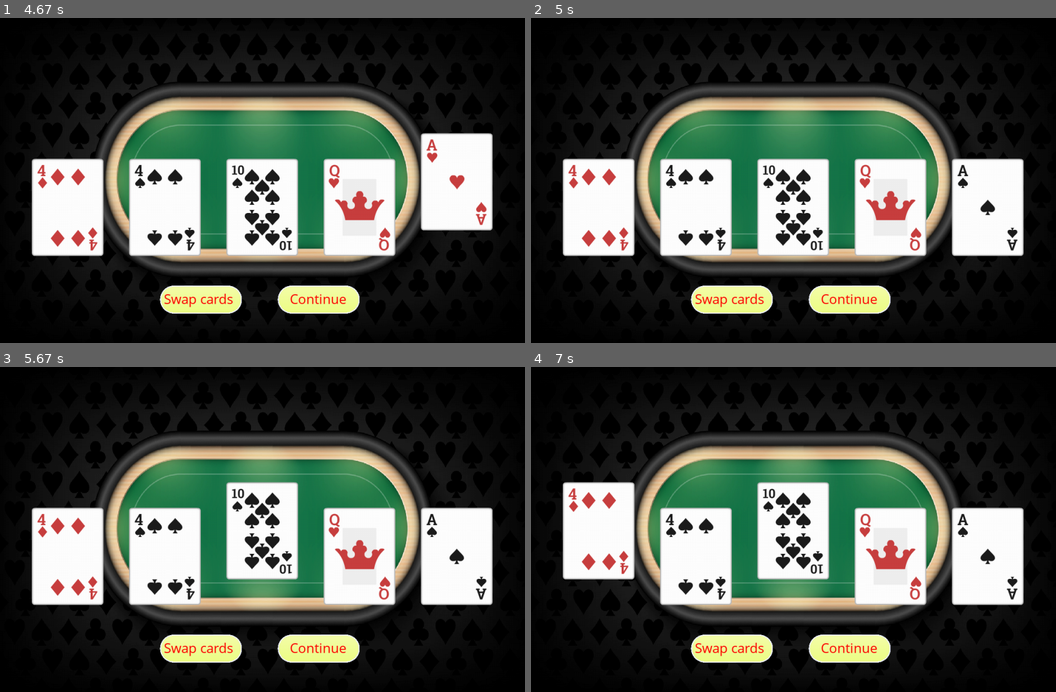
Above: before the commit, frames 1-4 (two rows, left to right).
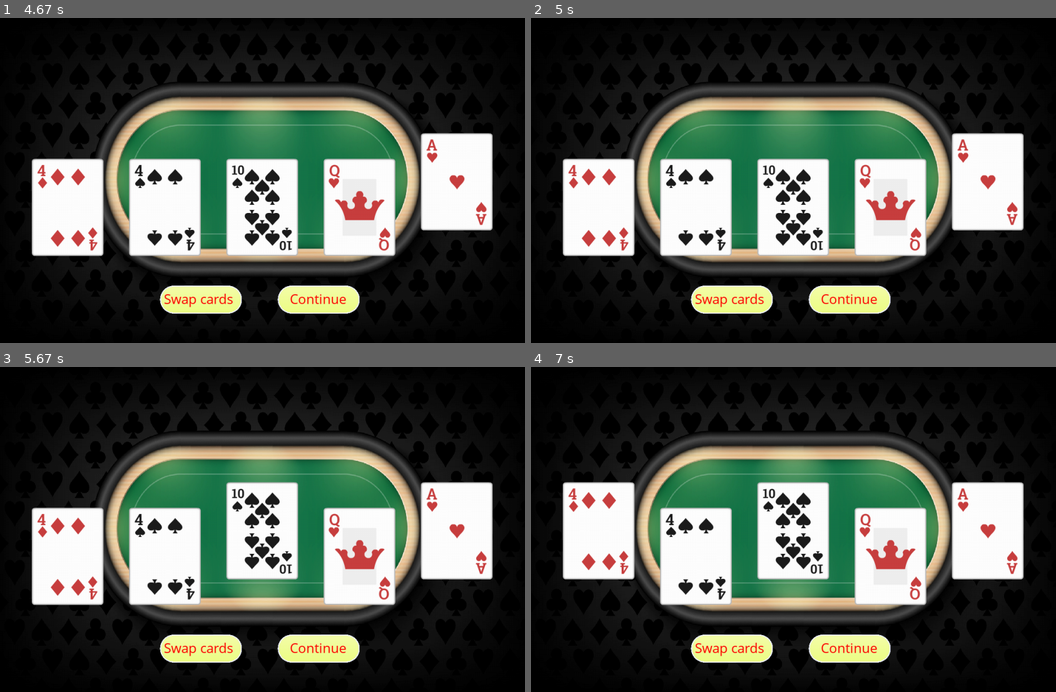
Above: after the commit, the same moments.

Repository: jungleistx/poker_game
Game: pygame game, started from main.py
The game is run twice, just before and just after one commit, with the same random seed, the same clock (stepped at 60 frames per second) and the same inputs.
Inputs (mouse positions are in pixels of both pictures, inside the frame that each line leads up to):
- Up to frame 1 (4.67 s): tap S at 0.33, 3.5 s; click "Swap cards" at 0.72 s; tap C at 1.5 s; click (63, 170) at 1.88 s; click (267, 216) at 2.22 s; hold S 3-3.47 s; click (435, 170) at 3.88 s
- Up to frame 2 (5 s): click "Swap cards" at 4.72 s
- Up to frame 3 (5.67 s): click (288, 513) at 5.05 s
- Up to frame 4 (7 s): click (615, 549) at 6.88 s

Frame 1 is identical in both runs. In frame 2, 2.6% of the frame differs, in the area x 80-94%, y 35-74%; in frame 3, 2.6%; in frame 4, 2.6%.

Commit message:
add check_swaps, if already used once

Diff:
--- a/classes.py
+++ b/classes.py
@@ -4,6 +4,9 @@
 CARD_HEIGHT = 300
 
 class GameWindow:
+	pass
+
+class Game:
 	pass
 
 class Image():
@@ -155,7 +158,7 @@
 		new_cards = deck.deal_cards(amount)
 		self.hand.extend(new_cards)
 
-	def check_swaps(self, deck:Deck):
+	def check_swaps(self, game:Game):
 		swap_amount = 0
 		swapping = True
 		while swapping:
@@ -166,7 +169,8 @@
 					self.hand.remove(card)
 					swapping = True
 		if swap_amount:
-			self.deal_new_cards(swap_amount, deck)
+			self.deal_new_cards(swap_amount, game.deck)
+			game.swap_used = True
 		self.sort_hand()
 
 	def swapping_cards(self, deck:Deck):
@@ -213,6 +217,7 @@
 	def __init__(self, player:Player):
 		self.player = player
 		self.deck = Deck()
+		self.swap_used = False
 
 	def start_game(self):
 		self.deck.reset_deck()
@@ -281,7 +286,10 @@
 		mouse_pos = pygame.mouse.get_pos()
 		self.swap.update_coordinates()
 		if self.swap.image.is_clicked(mouse_pos):
-			game.player.check_swaps(game.deck)
+			if not game.swap_used:
+				game.player.check_swaps(game)
+			else:
+				print('Swap used!')
 		elif self.submit.image.is_clicked(mouse_pos):
 			game.player.check_hand()
 
@@ -304,8 +312,11 @@
 
 	def check_event_keys(self, event, game:Game):
 		if event.key == pygame.K_s:
-			game.player.check_swaps(game.deck)
-		elif event.key == pygame.K_c:
+			if not game.swap_used:
+				game.player.check_swaps(game)
+			else:
+				print('Swap used!')
+		if event.key == pygame.K_c:
 			game.player.check_hand()
 
 	def check_events(self, game:Game):
